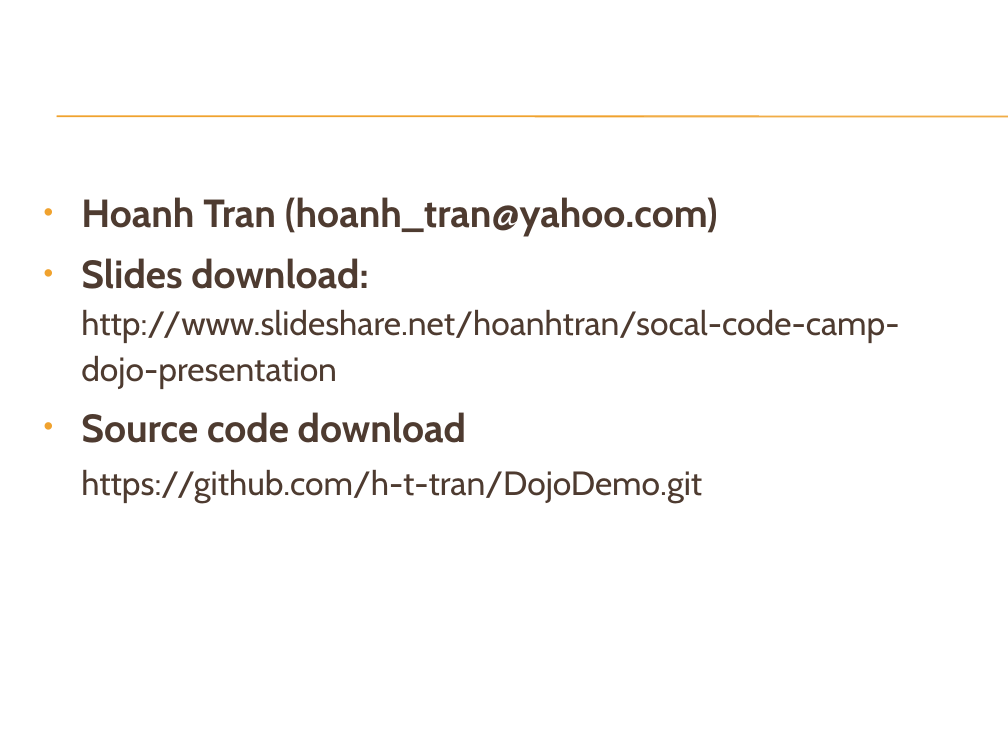
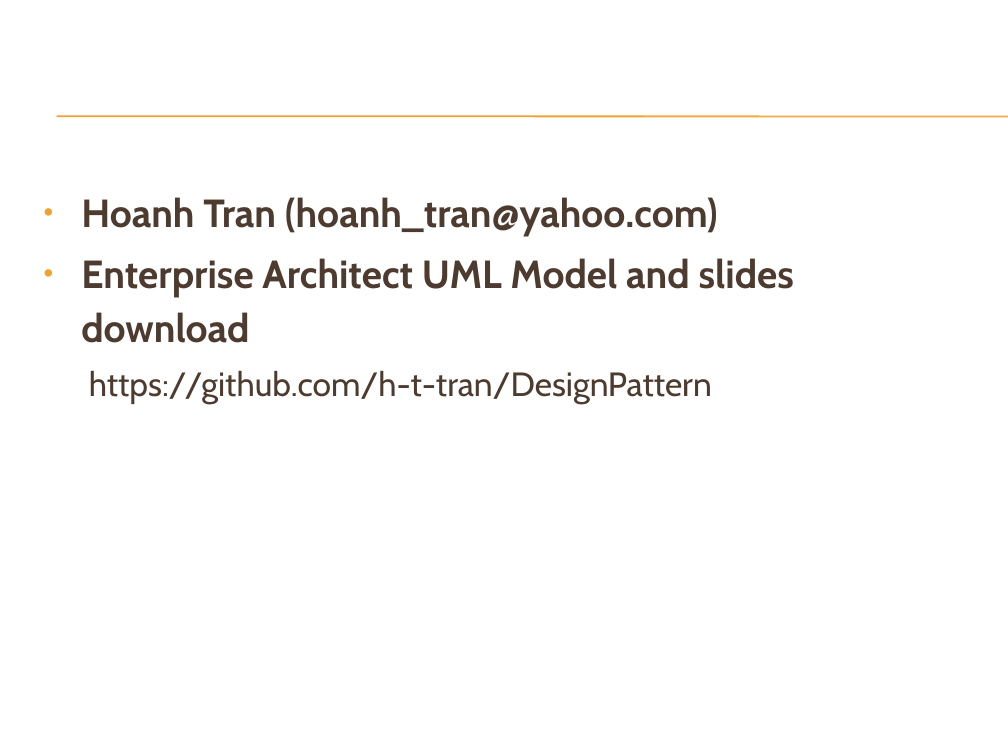
Before and after one commit to h-t-tran/DesignPattern, a slide deck: slide 2 of Design Pattern Presentation.pptx. Drawn at 1008x756 pixels with LibreOffice and Linux fonts; fonts in the diff are those of the drawing; background and template pictures are left out. Boxes give left, top, right and bottom in pixels: in the first picture for what was removed or moved away, otherwise in the second. Text is boxed around its words. In the diff, an @@ line names an element or a change of style, - is before the commit and + after.

```diff
--- a/Design Pattern Presentation.pptx
+++ b/Design Pattern Presentation.pptx
@@ text at <box>81,258,794,404</box>: text changed; size 24 to 28 pt; bold on @@
-• Slides download: http://www.slideshare.net/hoanhtran/socal-code-camp-dojo-presentation
-• Source code download
-https://github.com/h-t-tran/DojoDemo.git
+• Enterprise Architect UML Model and slides download
+https://github.com/h-t-tran/DesignPattern
```
Also in this commit, not shown: 3 other slides changed, 27 slides added, 2 slides removed.
